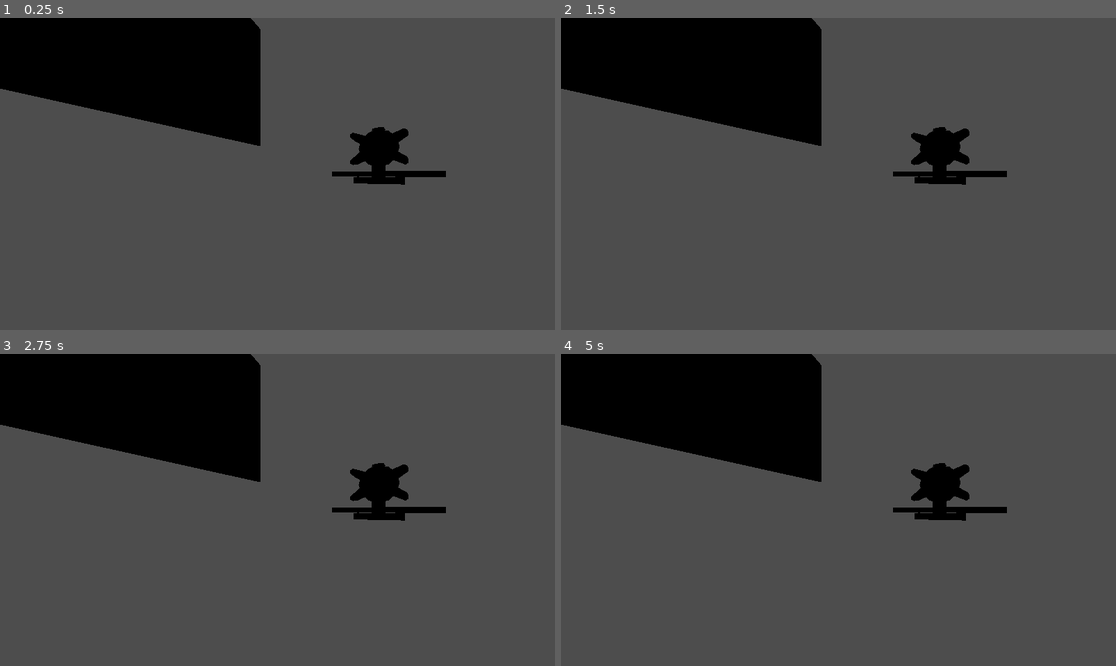
Above: before the commit, frames 1-4 (two rows, left to right).
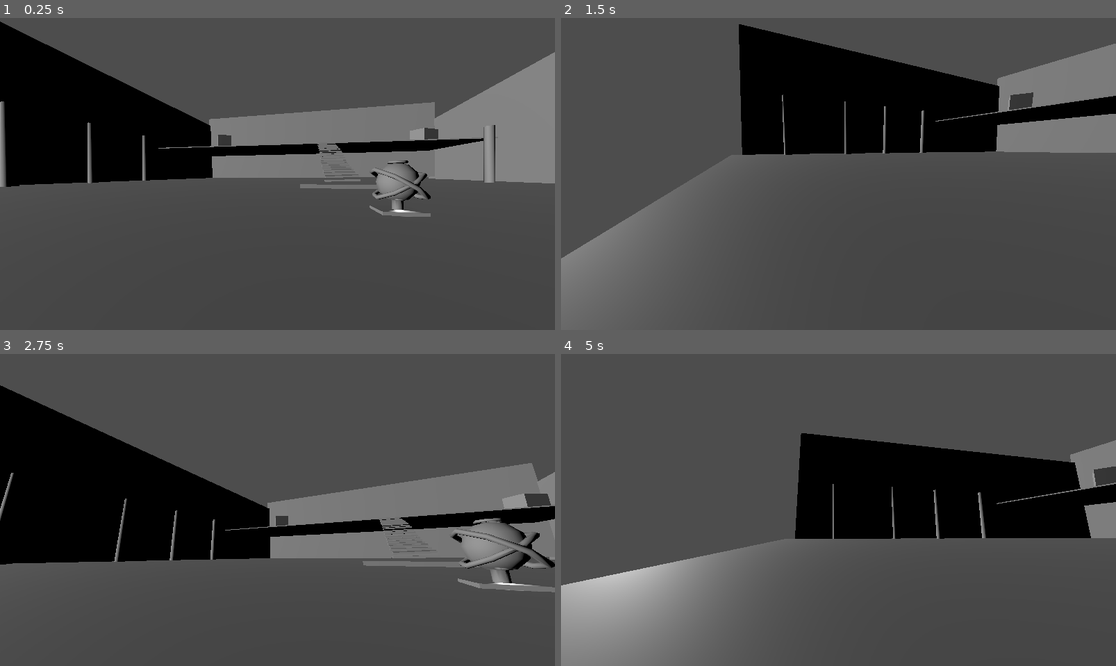
Above: after the commit, the same moments.

Repository: CJonesI/jones-charjani-lost-king
Game: Godot game, scene res://game.tscn
Two runs of this game, one before a commit and one after it. Both use one fixed random seed, a clock stepped at 60 frames per second and the inputs below.
Inputs (mouse positions are in pixels of both pictures, inside the frame that each line leads up to):
- Up to frame 1 (0.25 s): no input
- Up to frame 2 (1.5 s): tap Enter (ui_accept) at 0.5, 0.77, 1.25 s; move the mouse to (960, 158) at 0.52 s; hold Right (ui_right) 0.53-1.28 s; tap ` (freefly, bound only after the commit) at 0.6 s; click (960, 158) at 0.67 s; tap Shift (sprint, bound only after the commit) at 0.8, 1.35 s; move the mouse to (727, 189) at 1.27 s; hold Down (ui_down) from 1.28 s (still down)
- Up to frame 3 (2.75 s): tap Enter (ui_accept) at 1.52 s; tap ` (freefly, bound only after the commit) at 1.55, 2.1 s; move the mouse to (333, 441) at 2.02 s; release Down (ui_down) at 2.03 s; hold Right (ui_right) from 2.03 s (still down); tap Shift (sprint, bound only after the commit) at 2.3 s
- Up to frame 4 (5 s): tap Enter (ui_accept) at 2.75, 3.02, 3.77, 4.25, 4.52 s; move the mouse to (810, 572) at 2.77 s; release Right (ui_right) at 2.78 s; hold Up (ui_up) 2.78-3.53 s; tap Shift (sprint, bound only after the commit) at 2.85, 3.8, 4.35 s; click (810, 572) at 2.92 s; tap ` (freefly, bound only after the commit) at 3.05, 3.6, 4.55 s; move the mouse to (1005, 556) at 3.52 s; hold Left (ui_left) from 3.53 s (still down); move the mouse to (672, 463) at 4.27 s

The runs differ from the first frame. In frame 1, 34% of the frame differs, in the area x 0-100%, y 0-64%; in frame 2, 31%; in frame 3, 42%, in the area x 0-100%, y 0-77%; in frame 4, 38%.

Commit message:
pre submission update

Diff:
--- /dev/null
+++ b/Scene/controller.tscn
@@ -0,0 +1,24 @@
+[gd_scene format=3 uid="uid://xxwi63d0cqlk"]
+
+[ext_resource type="PackedScene" uid="uid://bs72ogkvdd7d6" path="res://Addons/brackeys-proto-controller-main/proto_controller/proto_controller.tscn" id="1_vqka0"]
+[ext_resource type="Script" uid="uid://bum51ikm85jqf" path="res://Addons/brackeys-proto-controller-main/proto_controller/proto_controller.gd" id="2_t6uff"]
+
+[sub_resource type="CapsuleShape3D" id="CapsuleShape3D_vqka0"]
+height = 1.7619629
+
+[node name="controller" type="Node3D" unique_id=2083115566]
+
+[node name="ProtoController" parent="." unique_id=1425868106 instance=ExtResource("1_vqka0")]
+transform = Transform3D(1, 0, 0, 0, 1, 0, 0, 0, 1, -0.9517703, 0.021089435, 0.050976753)
+script = ExtResource("2_t6uff")
+can_sprint = true
+can_freefly = true
+input_left = "move_left"
+input_right = "move_right"
+input_forward = "move_up"
+input_back = "move_down"
+input_jump = "jump"
+
+[node name="CollisionShape3D" type="CollisionShape3D" parent="ProtoController" unique_id=1277253289]
+transform = Transform3D(1, 0, 0, 0, 1, 0, 0, 0, 1, 0, 0.833089, 0)
+shape = SubResource("CapsuleShape3D_vqka0")
--- a/game.tscn
+++ b/game.tscn
@@ -1,40 +1,196 @@
 [gd_scene format=3 uid="uid://rv3t2jr3f8h6"]
+
+[ext_resource type="PackedScene" uid="uid://xxwi63d0cqlk" path="res://Scene/controller.tscn" id="1_80nbo"]
 
 [node name="Game" type="Node3D" unique_id=1413464218]
 
-[node name="CSGBox3D2" type="CSGBox3D" parent="." unique_id=1224146911]
-transform = Transform3D(-0.016300684, 0, 0.9998672, 0, 1, 0, -0.9998672, 0, -0.016300684, 0.6992912, 0.025755405, 126.63038)
+[node name="controller" parent="." unique_id=2083115566 instance=ExtResource("1_80nbo")]
+transform = Transform3D(-0.9876802, 0, -0.15648624, 0, 1, 0, 0.15648624, 0, -0.9876802, 16.243313, 4.6408386, 14.8753395)
+
+[node name="Setting" type="Node3D" parent="." unique_id=1581947884]
+transform = Transform3D(-0.8799804, 0, -0.47501007, 0, 1, 0, 0.47501007, 0, -0.8799804, -1.2380877, 0, 16.824776)
+
+[node name="Center Piece" type="CSGSphere3D" parent="Setting" unique_id=2117195562]
+transform = Transform3D(-0.97132987, 0.013796365, 0.23733516, 0.011878874, 0.9998841, -0.009507489, -0.23743887, -0.006415634, -0.9713812, 18.40973, 4.495744, -36.84699)
+radius = 3.856524
+
+[node name="CSGTorus3D3" type="CSGTorus3D" parent="Setting/Center Piece" unique_id=1430711676]
+transform = Transform3D(1, -4.656613e-10, 1.4901161e-08, 2.3283064e-09, 1, 0, -1.4901161e-08, 1.8626451e-09, 1, 0.010763168, 3.906003, -0.008609772)
+inner_radius = 1.3099447
+outer_radius = 1.826246
+
+[node name="CSGTorus3D" type="CSGTorus3D" parent="Setting/Center Piece" unique_id=2013277005]
+transform = Transform3D(0.8745725, -0.4837886, -0.03274159, 0.48378855, 0.86602545, 0.12628803, -0.032741606, -0.12628801, 0.99145305, -0.008341789, -0.26556826, 0.006679535)
+inner_radius = 4.9714274
+outer_radius = 5.867351
+
+[node name="CSGTorus3D2" type="CSGTorus3D" parent="Setting/Center Piece" unique_id=954586174]
+transform = Transform3D(0.87457234, 0.48378852, -0.03274162, -0.48378855, 0.86602545, -0.12628803, -0.032741606, 0.126288, 0.9914531, -0.008342743, -0.7022171, 0.006679535)
+inner_radius = 4.3960633
+outer_radius = 5.2442183
+
+[node name="CSGCylinder3D" type="CSGCylinder3D" parent="Setting/Center Piece" unique_id=1850753676]
+transform = Transform3D(1, 0, 1.4901161e-08, 2.0954758e-08, 1, 0, -1.4901161e-08, 1.4901161e-08, 1, -0.008342743, -2.715401, 0.006679535)
+radius = 1.0
+height = 5.973633
+
+[node name="CSGBox3D3" type="CSGBox3D" parent="Setting/Center Piece" unique_id=495849569]
+transform = Transform3D(0.9675771, -2.3283064e-10, -0.25257602, 7.0770056e-10, 1, -9.313226e-10, 0.252576, 9.313226e-10, 0.9675771, -0.034831047, -5.856031, 0.35172272)
+size = Vector3(7.7539063, 1, 8.451355)
+
+[node name="Stairs" type="CSGBox3D" parent="Setting" unique_id=1224146911]
+transform = Transform3D(-0.4606027, 6.146592e-10, -0.8876065, -9.313226e-10, 1, 2.3283064e-10, 0.8876065, 3.317907e-10, -0.4606027, 50.865814, -0.56426287, -97.08794)
 size = Vector3(8.026611, 2.4508972, 44.239883)
 
-[node name="CSGBox3D" type="CSGBox3D" parent="." unique_id=1367289966]
-transform = Transform3D(0.007400181, 0, -0.9999727, 0, 1, 0, 0.9999727, 0, 0.007400181, 56.21643, 44.50084, 54.029816)
-size = Vector3(110.205444, 60.115723, 0.74316406)
+[node name="CSGBox3D2" type="CSGBox3D" parent="Setting/Stairs" unique_id=1494823492]
+transform = Transform3D(0.9927252, 0.10635241, -0.05645735, -0.10883063, 0.9931384, -0.042798452, 0.05151821, 0.04863138, 0.99748737, -12.644386, 5.4072576, -1.6825124)
+size = Vector3(5.487854, 1, 18.550903)
 
-[node name="CSGSphere3D" type="CSGSphere3D" parent="." unique_id=2117195562]
-transform = Transform3D(0.96757704, 0, 0.25257602, 0, 1, 0, -0.25257602, 0, 0.96757704, 0, 4.1538134, 58)
-radius = 3.0
+[node name="CSGBox3D" type="CSGBox3D" parent="Setting/Stairs" unique_id=2117553247]
+transform = Transform3D(0.9988735, 0.008441433, -0.046700798, -0.009710954, 0.9995875, -0.027024403, 0.046453387, 0.027447466, 0.998543, -6.802849, 3.0900698, -0.8941914)
+size = Vector3(5.487854, 1, 18.550903)
 
-[node name="CSGTorus3D3" type="CSGTorus3D" parent="CSGSphere3D" unique_id=1430711676]
-transform = Transform3D(1, 0, 0, 0, 1, 0, 0, 0, 1, 0, 3, 0)
+[node name="CSGBox3D3" type="CSGBox3D" parent="Setting/Stairs" unique_id=721055235]
+transform = Transform3D(0.99654067, 0.07648, -0.03253019, -0.077199034, 0.9967848, -0.021453338, 0.030784853, 0.02389041, 0.9992404, -18.857094, 7.299201, -1.0907096)
+size = Vector3(5.487854, 1, 18.550903)
 
-[node name="CSGTorus3D" type="CSGTorus3D" parent="CSGSphere3D" unique_id=2013277005]
-transform = Transform3D(0.87457234, -0.48378852, -0.032741606, 0.48378852, 0.8660254, 0.12628801, -0.032741606, -0.12628801, 0.99145305, 0, 0, 0)
-inner_radius = 4.0
-outer_radius = 5.0
+[node name="CSGBox3D4" type="CSGBox3D" parent="Setting/Stairs" unique_id=123380063]
+transform = Transform3D(0.99694437, 0.07691785, -0.013638033, -0.07719905, 0.9967848, -0.021453334, 0.011943934, 0.022440601, 0.9996768, -24.937866, 9.245705, -1.2999737)
+size = Vector3(5.487854, 1, 18.550903)
 
-[node name="CSGTorus3D2" type="CSGTorus3D" parent="CSGSphere3D" unique_id=954586174]
-transform = Transform3D(0.87457234, 0.48378852, -0.032741606, -0.48378852, 0.8660254, -0.12628801, -0.032741606, 0.12628801, 0.99145305, 0, 0, 0)
-inner_radius = 4.0
-outer_radius = 5.0
+[node name="CSGBox3D5" type="CSGBox3D" parent="Setting/Stairs" unique_id=1395550316]
+transform = Transform3D(0.9970145, 0.07721584, -4.5379624e-05, -0.07719905, 0.9967848, -0.021453334, -0.0016113296, 0.021392783, 0.9997697, -31.553757, 10.853162, -1.2977009)
+size = Vector3(5.487854, 1, 18.550903)
 
-[node name="CSGCylinder3D" type="CSGCylinder3D" parent="CSGSphere3D" unique_id=1850753676]
-transform = Transform3D(1, 0, 0, 0, 1, 0, 0, 0, 1, 0, -2.4999998, 0)
-radius = 1.0
-height = 5.0
+[node name="CSGBox3D6" type="CSGBox3D" parent="Setting/Stairs" unique_id=1683599710]
+transform = Transform3D(0.9970145, 0.07721584, -4.53759e-05, -0.07719905, 0.9967848, -0.021453334, -0.0016113296, 0.021392783, 0.9997697, -37.897263, 12.601901, -1.4011192)
+size = Vector3(5.487854, 1, 18.550903)
 
-[node name="CSGBox3D3" type="CSGBox3D" parent="CSGSphere3D" unique_id=495849569]
-transform = Transform3D(0.96757704, 0, -0.25257602, 0, 1, 0, 0.25257602, 0, 0.96757704, -3.8146973e-06, -5.1538134, 0)
-size = Vector3(7, 1, 5)
+[node name="CSGBox3D7" type="CSGBox3D" parent="Setting/Stairs" unique_id=1581017819]
+transform = Transform3D(0.9970145, 0.07721584, -4.5374036e-05, -0.07719905, 0.9967848, -0.021453334, -0.0016113296, 0.021392783, 0.9997697, -43.539917, 14.599399, -1.4931104)
+size = Vector3(5.487854, 1, 18.550903)
 
-[node name="Camera3D" type="Camera3D" parent="." unique_id=1243439782]
-transform = Transform3D(-0.8799804, 0, -0.47501007, 0, 1, 0, 0.47501007, 0, -0.8799804, -1.2380877, 0, 21.328873)
+[node name="CSGBox3D8" type="CSGBox3D" parent="Setting/Stairs" unique_id=850663953]
+transform = Transform3D(0.9970145, 0.07721584, -4.5372173e-05, -0.07719905, 0.9967848, -0.021453334, -0.0016113296, 0.021392783, 0.9997697, -49.283585, 16.551363, -1.5867486)
+size = Vector3(5.487854, 1, 18.550903)
+
+[node name="CSGBox3D9" type="CSGBox3D" parent="Setting/Stairs" unique_id=270320737]
+transform = Transform3D(0.9970145, 0.07721584, -4.53759e-05, -0.07719905, 0.9967848, -0.021453334, -0.0016113296, 0.021392783, 0.9997697, -54.670074, 19.212423, -1.6745639)
+size = Vector3(5.487854, 1, 18.550903)
+
+[node name="CSGBox3D10" type="CSGBox3D" parent="Setting/Stairs" unique_id=632712716]
+transform = Transform3D(0.9970145, 0.07721584, -4.5381486e-05, -0.07719905, 0.9967848, -0.021453334, -0.0016113296, 0.021392783, 0.9997697, -60.381912, 21.680962, -1.767683)
+size = Vector3(5.487854, 1, 18.550903)
+
+[node name="CSGBox3D11" type="CSGBox3D" parent="Setting/Stairs" unique_id=1847181052]
+transform = Transform3D(0.9970145, 0.07721584, -4.537776e-05, -0.07719905, 0.9967848, -0.021453334, -0.0016113296, 0.021392783, 0.9997697, -66.403534, 24.260933, -1.8658524)
+size = Vector3(5.487854, 1, 18.550903)
+
+[node name="CSGBox3D12" type="CSGBox3D" parent="Setting/Stairs" unique_id=2069062384]
+transform = Transform3D(0.9970145, 0.07721584, -4.53759e-05, -0.07719905, 0.9967848, -0.021453334, -0.0016113296, 0.021392783, 0.9997697, -72.78088, 26.347824, -1.9698212)
+size = Vector3(5.487854, 1, 18.550903)
+
+[node name="CSGBox3D13" type="CSGBox3D" parent="Setting/Stairs" unique_id=1237468045]
+transform = Transform3D(0.9970145, 0.07721584, -4.53759e-05, -0.07719905, 0.9967848, -0.021453334, -0.0016113296, 0.021392783, 0.9997697, -78.84935, 28.563725, -2.0687542)
+size = Vector3(5.487854, 1, 18.550903)
+
+[node name="CSGBox3D14" type="CSGBox3D" parent="Setting/Stairs" unique_id=1653705744]
+transform = Transform3D(0.9970145, 0.07721584, -4.538335e-05, -0.07719905, 0.9967848, -0.021453334, -0.0016113296, 0.021392783, 0.9997697, -85.27638, 30.357931, -2.173533)
+size = Vector3(5.487854, 1, 18.550903)
+
+[node name="CSGBox3D15" type="CSGBox3D" parent="Setting/Stairs" unique_id=1472722275]
+transform = Transform3D(0.9970145, 0.07721584, -4.537776e-05, -0.07719905, 0.9967848, -0.021453334, -0.0016113296, 0.021392783, 0.9997697, -91.85596, 32.252613, -2.2807994)
+size = Vector3(5.487854, 1, 18.550903)
+
+[node name="CSGBox3D16" type="CSGBox3D" parent="Setting/Stairs" unique_id=1467841465]
+transform = Transform3D(0.9970145, 0.07721584, -4.53759e-05, -0.07719905, 0.9967848, -0.021453334, -0.0016113296, 0.021392783, 0.9997697, -98.40015, 33.99688, -2.3874888)
+size = Vector3(5.487854, 1, 18.550903)
+
+[node name="CSGBox3D17" type="CSGBox3D" parent="Setting/Stairs" unique_id=1165244850]
+transform = Transform3D(0.9970145, 0.07721584, -4.537776e-05, -0.07719905, 0.9967848, -0.021453334, -0.0016113296, 0.021392783, 0.9997697, -104.81555, 35.72933, -2.4920778)
+size = Vector3(5.487854, 1, 18.550903)
+
+[node name="CSGBox3D18" type="CSGBox3D" parent="Setting/Stairs" unique_id=923672472]
+transform = Transform3D(0.9970145, 0.07721584, -4.538335e-05, -0.07719905, 0.9967848, -0.021453334, -0.0016113296, 0.021392783, 0.9997697, -110.98239, 37.472023, -2.5926147)
+size = Vector3(5.487854, 1, 18.550903)
+
+[node name="CSGBox3D19" type="CSGBox3D" parent="Setting/Stairs" unique_id=1208584226]
+transform = Transform3D(0.9970145, 0.07721584, -4.53759e-05, -0.07719905, 0.9967848, -0.021453334, -0.0016113296, 0.021392783, 0.9997697, -116.5737, 39.661667, -2.6837687)
+size = Vector3(5.487854, 1, 18.550903)
+
+[node name="CSGBox3D20" type="CSGBox3D" parent="Setting/Stairs" unique_id=1816488540]
+transform = Transform3D(0.9996893, 0.010208605, -0.023566253, -0.010383006, 0.99991953, -0.007291435, 0.02349103, 0.007533525, 0.9996973, -185.17665, 41.59968, 18.36403)
+size = Vector3(130.36795, 1, 372.9478)
+
+[node name="Floor And Walls" type="CSGBox3D" parent="Setting" unique_id=1367289966]
+transform = Transform3D(0.48567954, 0, 0.874137, 0, 1, 0, -0.874137, 0, 0.48567954, 66.113754, -1.4314117, -162.6582)
+size = Vector3(371.9723, 0.001, 389.9016)
+
+[node name="CSGBox3D3" type="CSGBox3D" parent="Setting/Floor And Walls" unique_id=2041020787]
+transform = Transform3D(0.99862105, 0.05744757, -0.0016341442, -0.057450905, 0.9985085, -0.0009656623, 0.001583593, 0.0010522462, 1.0000534, 12.671555, 43.011208, 195.19655)
+size = Vector3(365, 121, 9)
+
+[node name="CSGBox3D2" type="CSGBox3D" parent="Setting/Floor And Walls" unique_id=1170903180]
+transform = Transform3D(-0.9991075, -0.029715287, -0.0342774, 0.027751302, -0.99810034, 0.056449935, -0.035886932, 0.055431116, 0.99784464, 6.200943, 45.52827, -199.24512)
+size = Vector3(365, 121, 9)
+
+[node name="CSGBox3D" type="CSGBox3D" parent="Setting/Floor And Walls" unique_id=495852706]
+transform = Transform3D(-0.014061369, 0.9988579, -0.04578354, -0.9998621, -0.013581317, 0.010821879, 0.0101880925, 0.04592886, 0.99889386, 186.07755, 59.385326, -2.7490902)
+size = Vector3(116.4978, 0.001, 390.57455)
+
+[node name="CSGCylinder3D" type="CSGCylinder3D" parent="Setting/Floor And Walls" unique_id=1694129507]
+transform = Transform3D(1, 0, 0, 0, 1, 0, 0, 0, 1, -141.02539, 24.894344, -178.51605)
+radius = 3.6416016
+height = 50.39332
+
+[node name="CSGCylinder3D2" type="CSGCylinder3D" parent="Setting/Floor And Walls" unique_id=835389375]
+transform = Transform3D(1, 0, 0, 0, 1, 0, 0, 0, 1, -82.12033, 25.14434, -178.66371)
+radius = 3.6416016
+height = 50.39332
+
+[node name="CSGCylinder3D3" type="CSGCylinder3D" parent="Setting/Floor And Walls" unique_id=314207896]
+transform = Transform3D(1, 0, 0, 0, 1, 0, 0, 0, 1, -33.46187, 24.894344, -179.82462)
+radius = 3.6416016
+height = 50.39332
+
+[node name="CSGCylinder3D4" type="CSGCylinder3D" parent="Setting/Floor And Walls" unique_id=1164064303]
+transform = Transform3D(1, 0, 0, 0, 1, 0, 0, 0, 1, 22.765015, 24.894344, -180.50864)
+radius = 3.6416016
+height = 50.39332
+
+[node name="CSGCylinder3D5" type="CSGCylinder3D" parent="Setting/Floor And Walls" unique_id=84882116]
+transform = Transform3D(1, 0, 0, 0, 1, 0, 0, 0, 1, -133.0856, 24.894344, 158.67899)
+radius = 3.6416016
+height = 50.39332
+
+[node name="CSGCylinder3D6" type="CSGCylinder3D" parent="Setting/Floor And Walls" unique_id=1978083308]
+transform = Transform3D(1, 0, 0, 0, 1, 0, 0, 0, 1, -81.23964, 24.894344, 157.32788)
+radius = 3.6416016
+height = 50.39332
+
+[node name="CSGCylinder3D7" type="CSGCylinder3D" parent="Setting/Floor And Walls" unique_id=789819529]
+transform = Transform3D(1, 0, 0, 0, 1, 0, 0, 0, 1, -31.744461, 24.894344, 159.7247)
+radius = 3.6416016
+height = 50.39332
+
+[node name="CSGCylinder3D8" type="CSGCylinder3D" parent="Setting/Floor And Walls" unique_id=1825889553]
+transform = Transform3D(1, 0, 0, 0, 1, 0, 0, 0, 1, 33.633347, 24.894344, 158.52414)
+radius = 3.6416016
+height = 50.39332
+
+[node name="CSGBox3D" type="CSGBox3D" parent="Setting" unique_id=1804545452]
+transform = Transform3D(1, 0, 0, 0, 1, 0, 0, 0, 1, 247.06535, 52, -190.93779)
+size = Vector3(25, 21, 19)
+
+[node name="CSGBox3D2" type="CSGBox3D" parent="Setting" unique_id=1418421590]
+transform = Transform3D(1, 0, 0, 0, 1, 0, 0, 0, 1, 6.3505306, 49.5, -293.80624)
+size = Vector3(17, 16, 22)
+
+[node name="SpotLight3D" type="SpotLight3D" parent="Setting" unique_id=934480039]
+transform = Transform3D(-0.8799804, 1.5608157e-08, 0.47501007, 2.9802322e-08, 1, 2.2351742e-08, -0.47501007, 3.3825497e-08, -0.8799804, 18.537306, 0, -36.94777)
+light_energy = 8.839
+shadow_enabled = true
+shadow_bias = 1.148
+
+[node name="DirectionalLight3D" type="DirectionalLight3D" parent="Setting" unique_id=1698686760]
+transform = Transform3D(-0.033608794, 0.22351788, -0.97412026, -0.6391912, 0.7444686, 0.19287606, 0.7683132, 0.6291314, 0.117850006, 18.537312, 144.34021, -36.947758)
--- a/project.godot
+++ b/project.godot
@@ -15,6 +15,44 @@
 config/features=PackedStringArray("4.6", "Forward Plus")
 config/icon="res://icon.svg"
 
+[input]
+
+move_left={
+"deadzone": 0.2,
+"events": [Object(InputEventKey,"resource_local_to_scene":false,"resource_name":"","device":0,"window_id":0,"alt_pressed":false,"shift_pressed":false,"ctrl_pressed":false,"meta_pressed":false,"pressed":false,"keycode":0,"physical_keycode":65,"key_label":0,"unicode":0,"location":0,"echo":false,"script":null)
+]
+}
+move_right={
+"deadzone": 0.2,
+"events": [Object(InputEventKey,"resource_local_to_scene":false,"resource_name":"","device":0,"window_id":0,"alt_pressed":false,"shift_pressed":false,"ctrl_pressed":false,"meta_pressed":false,"pressed":false,"keycode":0,"physical_keycode":68,"key_label":0,"unicode":0,"location":0,"echo":false,"script":null)
+]
+}
+move_up={
+"deadzone": 0.2,
+"events": [Object(InputEventKey,"resource_local_to_scene":false,"resource_name":"","device":0,"window_id":0,"alt_pressed":false,"shift_pressed":false,"ctrl_pressed":false,"meta_pressed":false,"pressed":false,"keycode":0,"physical_keycode":87,"key_label":0,"unicode":0,"location":0,"echo":false,"script":null)
+]
+}
+move_down={
+"deadzone": 0.2,
+"events": [Object(InputEventKey,"resource_local_to_scene":false,"resource_name":"","device":0,"window_id":0,"alt_pressed":false,"shift_pressed":false,"ctrl_pressed":false,"meta_pressed":false,"pressed":false,"keycode":0,"physical_keycode":83,"key_label":0,"unicode":0,"location":0,"echo":false,"script":null)
+]
+}
+jump={
+"deadzone": 0.2,
+"events": [Object(InputEventKey,"resource_local_to_scene":false,"resource_name":"","device":0,"window_id":0,"alt_pressed":false,"shift_pressed":false,"ctrl_pressed":false,"meta_pressed":false,"pressed":false,"keycode":0,"physical_keycode":32,"key_label":0,"unicode":0,"location":0,"echo":false,"script":null)
+]
+}
+sprint={
+"deadzone": 0.2,
+"events": [Object(InputEventKey,"resource_local_to_scene":false,"resource_name":"","device":0,"window_id":0,"alt_pressed":false,"shift_pressed":false,"ctrl_pressed":false,"meta_pressed":false,"pressed":false,"keycode":0,"physical_keycode":4194325,"key_label":0,"unicode":0,"location":0,"echo":false,"script":null)
+]
+}
+freefly={
+"deadzone": 0.2,
+"events": [Object(InputEventKey,"resource_local_to_scene":false,"resource_name":"","device":0,"window_id":0,"alt_pressed":false,"shift_pressed":false,"ctrl_pressed":false,"meta_pressed":false,"pressed":false,"keycode":0,"physical_keycode":96,"key_label":0,"unicode":0,"location":0,"echo":false,"script":null)
+]
+}
+
 [physics]
 
 3d/physics_engine="Jolt Physics"
